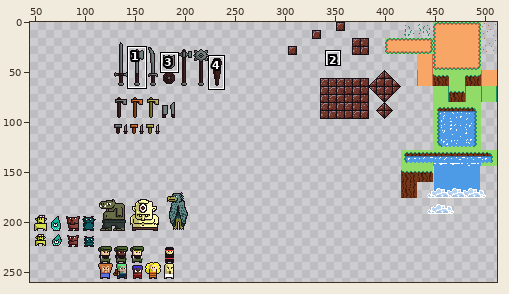
One commit to this sprite sheet: Calidor The Frog/TileSets/tileSet Practice.png. Above: a wide view before the commit, with the close-up outlined.
Close-up. The starting point:
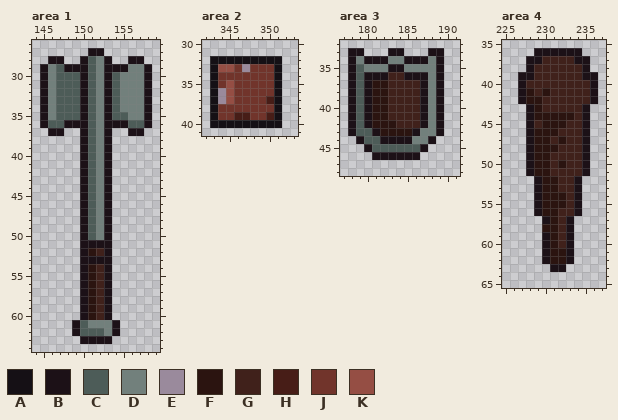
The file is 512x260 pixels. Colours within 5 levels of each other are drawn and written as one. Shown: area 1: x 144..159, y 26..64; area 2: x 342..353, y 30..41; area 3: x 177..191, y 32..48; area 4: x 225..237, y 35..65. The wide view leaves out empty margins. The commit also changed other parts of the picture, which this record leaves out.
Palette (. is transparent): A #151015  B #1c1117  C #4d5c58  D #72807c  E #9a8a9c  F #2b1410  G #40211b  H #471d17  J #71342b  K #954e44
Pixels before, area 1, first column x 145:
27 ......BB......
28 .BB..BCDB..BB.
29 BDCBBBCDBBBDDB
30 BDCCCBCDBCDDDB
31 BDCCCBCDBCDDDB
32 BDCCCBCDBCDDDB
33 BDCCCBCDBCDDDB
34 BDCCCBCDBCDDDB
35 BDCCCBCDBCCDDB
36 BCCBBBCDBBBCCB
37 .BB..BCDB..BB.
38 .....BCDB.....
39 .....BCDB.....
40 .....BCDB.....
41 .....BCDB.....
42 .....BCDB.....
43 .....BCDB.....
44 .....BCDB.....
45 .....BCDB.....
46 .....BCDB.....
47 .....BCDB.....
48 .....BCDB.....
49 .....BCDB.....
50 .....BCDB.....
51 .....BBBB.....
52 .....BFGB.....
53 .....BBBB.....
54 .....BFGB.....
55 .....BFGB.....
56 .....BFGB.....
57 .....BFGB.....
58 .....BFGB.....
59 .....BFGB.....
60 .....BFGB.....
61 ....BCDDDB....
62 ....BCCCDB....
63 .....BBBB.....
Pixels before, area 2, first column x 343:
32 AAAAAAAAA
33 AKKJEJJJA
34 AJJJJJJJA
35 AJKJJJJJA
36 AEKJJJJJA
37 AEKJJJJHA
38 AJJJJJJJA
39 AJJHHJJHA
40 AAAAAAAAA
Pixels before, area 3, first column x 178:
33 BB...BB...BB
34 BDBBBDDBBBDB
35 BCDDDBBDDDDB
36 BCBBBGGBBBDB
37 BCBFFGGGGBDB
38 BCBFFGGGGBDB
39 BCBFFGGGGBDB
40 BCBFFGGGGBDB
41 BCBFFGGGGBDB
42 BCBFFFGGGBDB
43 BCCBFFFFBDDB
44 .BCCBBBBDDB.
45 ..BCCCCCCB..
46 ...BBBBBB...
Pixels before, area 4, first column x 227:
36 ..BBBBBB..
37 .BBGGGGBB.
38 .BGGGGGGB.
39 BBGGGGGGBB
40 BGGGGGGGGB
41 BFGFGGGGGB
42 BFFGGGGGGB
43 .BFGGGGGB.
44 .BFFFFFGB.
45 .BGFFFGGB.
46 .BFFFGGGB.
47 .BFFGFGGB.
48 .BFFFGGGB.
49 .BFFGGGGB.
50 .BFFGFGGB.
51 .BFFGGGGB.
52 ..BFFGGB..
53 ..BFFGGB..
54 ..BFFFGB..
55 ..BFFFGB..
56 ..BFFGGB..
57 ...BFGB...
58 ...FFGB...
59 ...BFGB...
60 ...BFGB...
61 ...BFFB...
62 ...BFFB...
63 ....BB....
New version:
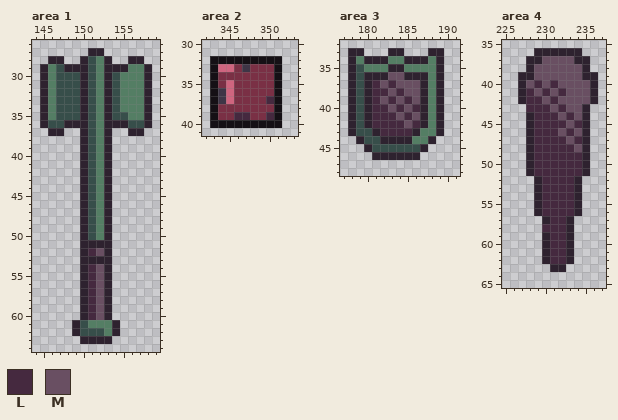
Colours new in this view: L #45293f  M #694f62
Difference:
colour B: #1c1117 -> #2e222f
colour C: #4d5c58 -> #374e4a
colour D: #72807c -> #547e64
colour E: #9a8a9c -> #3e3546
colour J: #71342b -> #7a3045
colour K: #954e44 -> #cf657f
Area 1:
y 52: x 151..152 FG -> LM
y 54..60: x 151..152 FG -> LM
Area 2:
y 37: x 350 H -> L
y 39: x 346..347 HH -> LL; x 350 H -> L
Area 3:
y 36: x 183..184 GG -> MM
y 37: x 181..186 FFGGGG -> LMLMMM
y 38: x 181..186 FFGGGG -> LLMLMM
y 39: x 181..186 FFGGGG -> LMLMLM
y 40: x 181..186 FFGGGG -> LLMLML
y 41: x 181..186 FFGGGG -> LLLMLM
y 42: x 181..186 FFFGGG -> LLLLML
y 43: x 182..185 FFFF -> LLLL
Area 4:
y 37: x 230..233 GGGG -> MMMM
y 38..39: x 229..234 GGGGGG -> MMMMMM
y 40: x 228..235 GGGGGGGG -> MLMLMMMM
y 41: x 228..235 FGFGGGGG -> LMLMLMMM
y 42: x 228..235 FFGGGGGG -> LLMLMMMM
y 43: x 228..234 BFGGGGG -> LLLMLMM
y 44: x 229..234 FFFFFG -> LLLMLM
y 45: x 229..234 GFFFGG -> LLLLML
y 46: x 229..234 FFFGGG -> LLLMLM
y 47: x 229..234 FFGFGG -> LLLLML
y 48: x 229..234 FFFGGG -> LLLLLM
y 49: x 229..234 FFGGGG -> LLLLLL
y 50: x 229..234 FFGFGG -> LLLLLL
y 51: x 229..234 FFGGGG -> LLLLLL
y 52..53: x 230..233 FFGG -> LLLL
y 54..55: x 230..233 FFFG -> LLLL
y 56: x 230..233 FFGG -> LLLL
y 57: x 231..232 FG -> LL
y 58: x 230..232 FFG -> LLL
y 59..60: x 231..232 FG -> LL
y 61..62: x 231..232 FF -> LL
Changed places in both close-ups, as pixel boxes (x1, y1, x2, y2):
changed: (40, 48, 152, 344)
changed: (218, 64, 274, 120)
changed: (348, 48, 444, 160)
changed: (518, 48, 598, 272)
